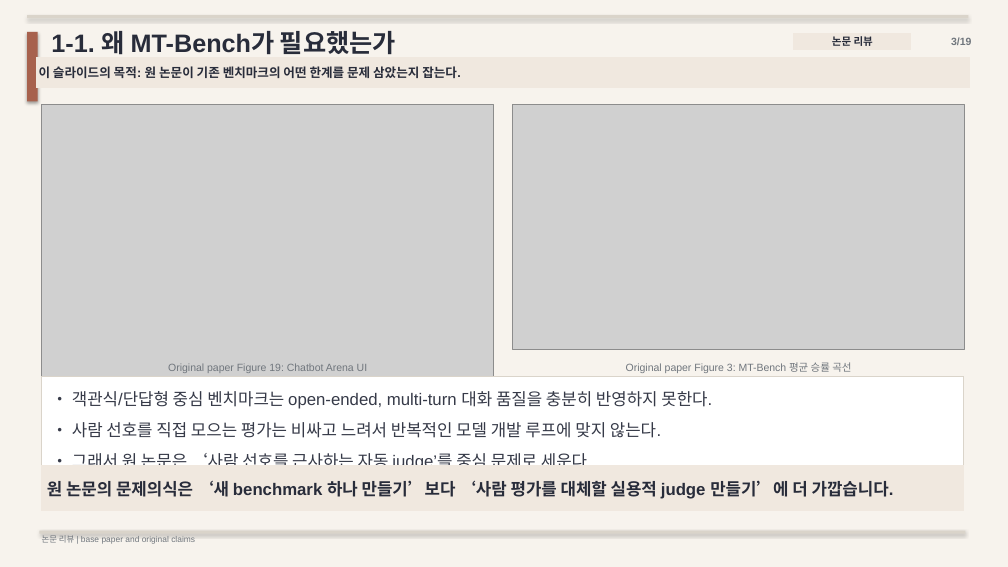
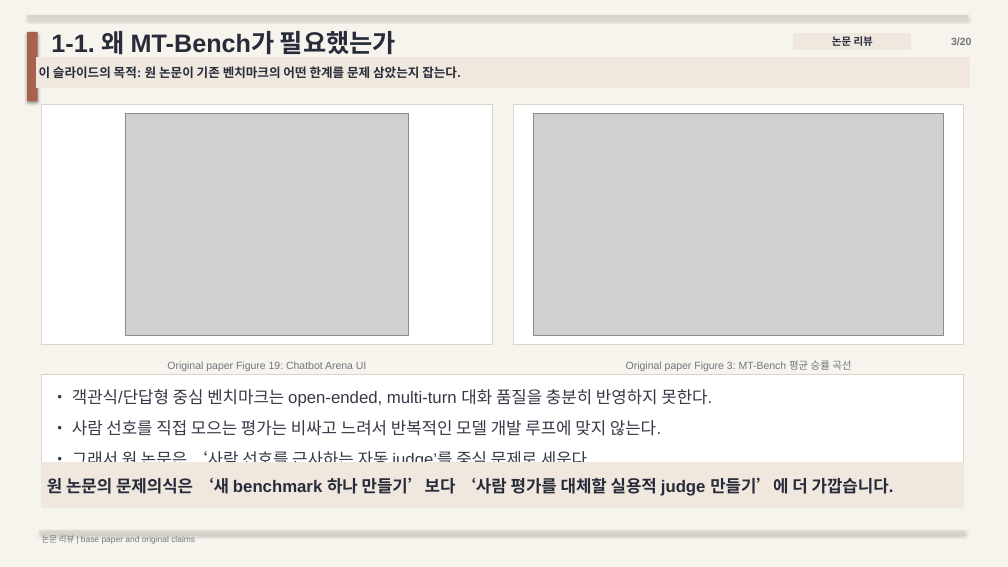
Before and after one commit to kook222/mt_bench_repro, a slide deck: slide 3 of presentation/mt_bench_paper_study.pptx. Drawn at 1008x567 pixels with LibreOffice and Linux fonts; fonts in the diff are those of the drawing; grey boxes stand for pictures. Boxes give left, top, right and bottom in pixels: in the first picture for what was removed or moved away, otherwise in the second. Text is boxed around its words. In the diff, an @@ line names an element or a change of style, - is before the commit and + after.

Commit message:
refine four-rq study deck and paper wording

```diff
--- a/presentation/mt_bench_paper_study.pptx
+++ b/presentation/mt_bench_paper_study.pptx
@@ text at (x1=951, y1=37, x2=971, y2=45): text changed @@
-3/19
+3/20
@@ rectangle added at (x1=42, y1=104, x2=492, y2=345), fill #FFFFFF, outline #DAD4CA 0.75 pt @@
@@ picture resized from (x1=42, y1=104, x2=494, y2=458) to (x1=125, y1=113, x2=408, y2=336) @@
@@ rectangle added at (x1=513, y1=104, x2=964, y2=345), fill #FFFFFF, outline #DAD4CA 0.75 pt @@
@@ picture resized from (x1=513, y1=104, x2=965, y2=349) to (x1=534, y1=113, x2=944, y2=336) @@
@@ rectangle "• 객관식/단답형 중심 벤치마크는 open-ended, ..." resized from (x1=42, y1=377, x2=964, y2=494) to (x1=42, y1=375, x2=964, y2=487) @@
```
Also in this commit, not shown: 17 other slides changed, 1 slide added, 6 other files.
